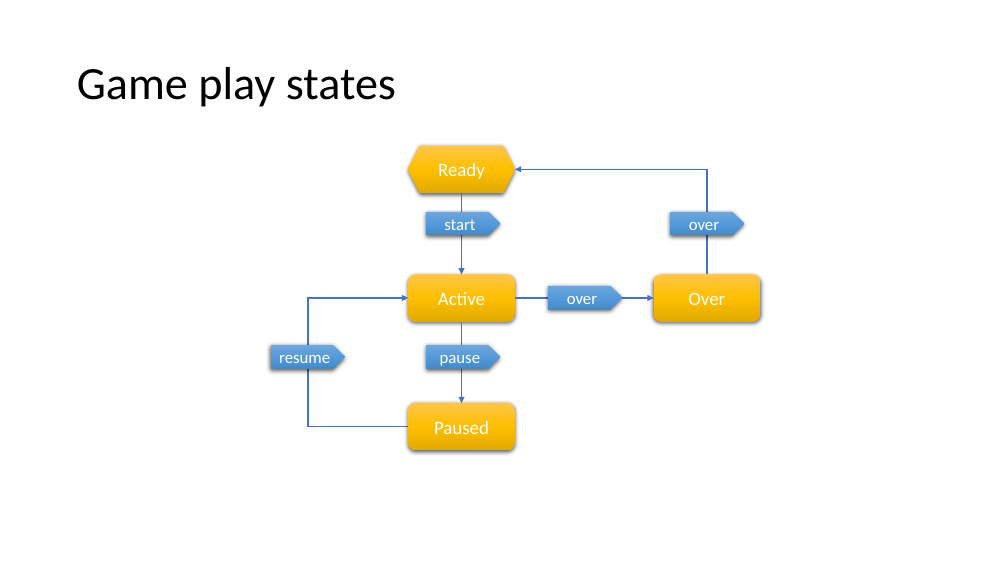
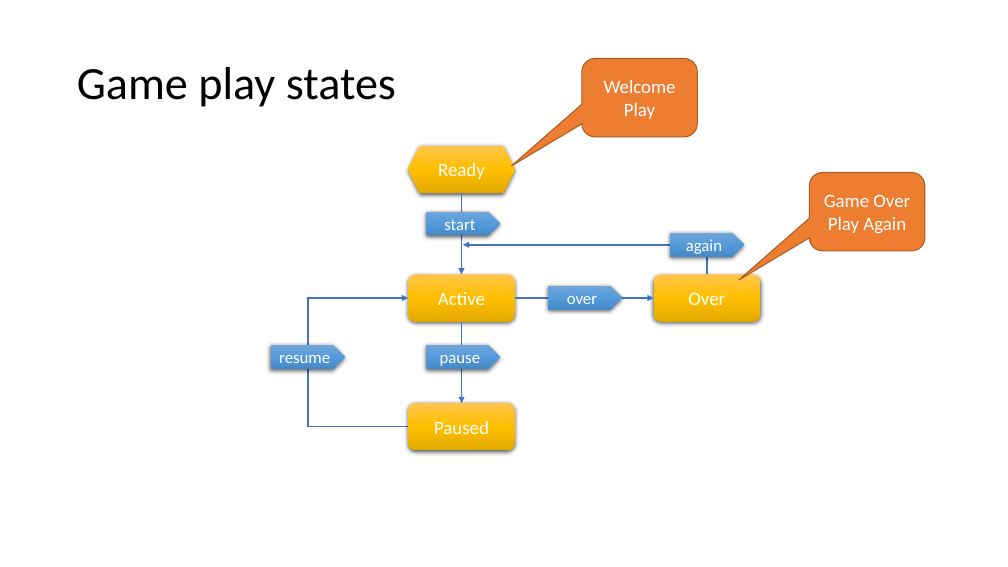
Before and after one commit to brianwhu/fun-in-js, a slide deck: slide 21 of documents/DataStructures.pptx. Drawn at 1008x567 pixels with LibreOffice and Linux fonts; fonts in the diff are those of the drawing. Boxes give left, top, right and bottom in pixels: in the first picture for what was removed or moved away, otherwise in the second. Text is boxed around its words. In the diff, an @@ line names an element or a change of style, - is before the commit and + after.

```diff
--- a/documents/DataStructures.pptx
+++ b/documents/DataStructures.pptx
@@ rounded speech box added at bbox=[582, 58, 698, 137], fill #ED7D31, outline #AF5C24 1 pt, 18 pt, text #FFFFFF @@
+Welcome
+Play
@@ rounded speech box added at bbox=[810, 172, 926, 251], fill #ED7D31, outline #AF5C24 1 pt, 18 pt, text #FFFFFF @@
+Game Over
+Play Again
@@ pentagon arrow "again": place and size @@
-pentagon arrow "again" at bbox=[670, 212, 744, 235]
+pentagon arrow "again" at bbox=[670, 233, 744, 256]
@@ text in pentagon arrow at bbox=[686, 239, 722, 254]: text changed @@
-over
+again
@@ elbow arrow moved from (707, 274) - (515, 169) to (707, 274) - (463, 245) @@
```
Also in this commit, not shown: 2 other slides changed, 1 slide added, 9 other files.
